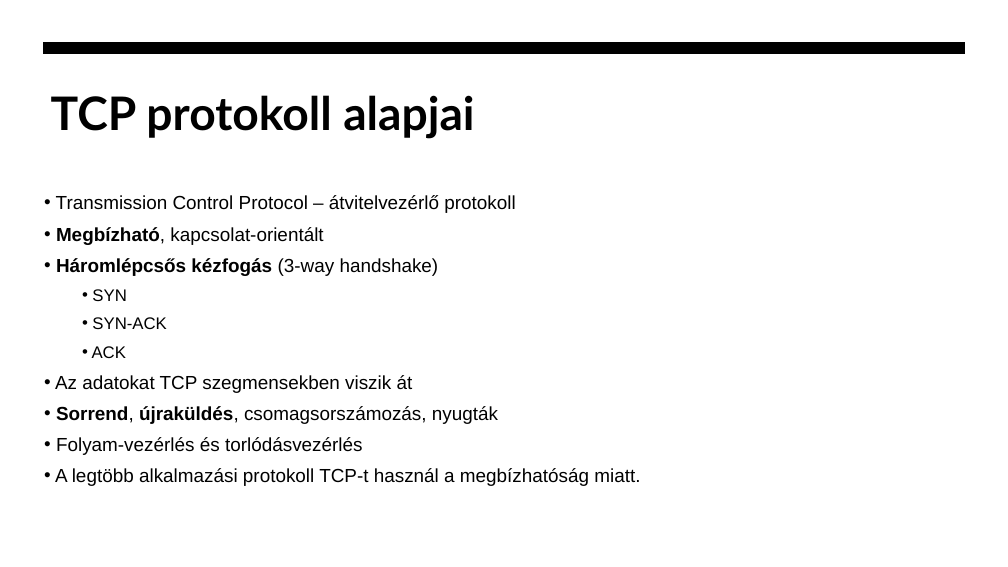
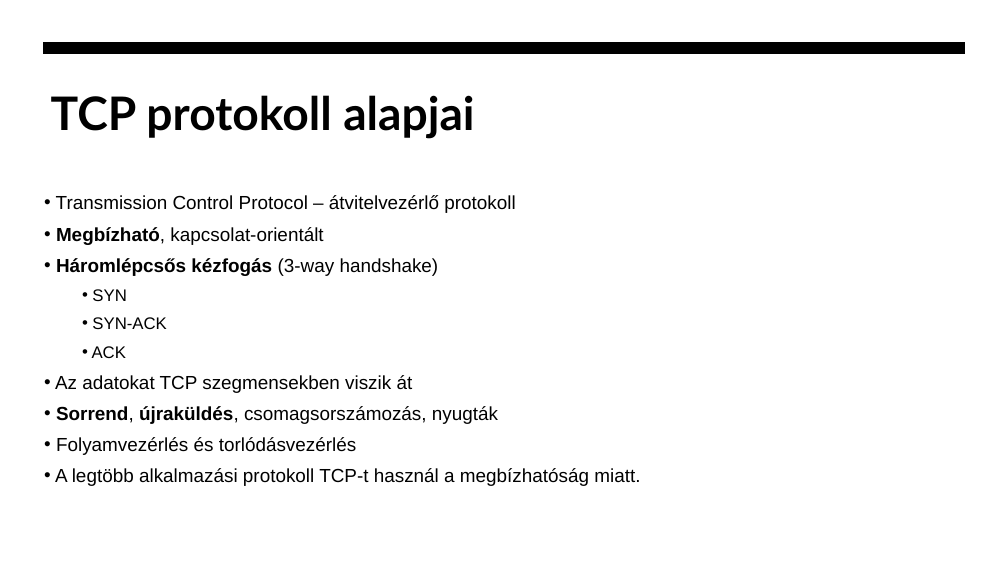
Before and after one commit to zbalogh/oe-internetes-alkalmazasok, a slide deck: slide 11 of 01/01_eloadas_internet_alapjai_tcp_ip.pptx. Drawn at 1008x567 pixels with LibreOffice and Linux fonts; fonts in the diff are those of the drawing. Boxes give left, top, right and bottom in pixels: in the first picture for what was removed or moved away, otherwise in the second. Text is boxed around its words. In the diff, an @@ line names an element or a change of style, - is before the commit and + after.

```diff
--- a/01/01_eloadas_internet_alapjai_tcp_ip.pptx
+++ b/01/01_eloadas_internet_alapjai_tcp_ip.pptx
@@ text at (56, 437, 357, 455): text changed @@
-• Folyam-vezérlés és torlódásvezérlés
+• Folyamvezérlés és torlódásvezérlés
```
Also in this commit, not shown: 1 other slide changed, 5 other files.
